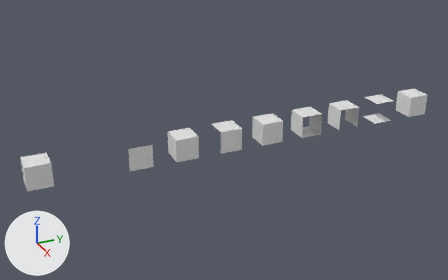
What one commit did to the Blender file Assets/Models/CorneredBlock.blend.
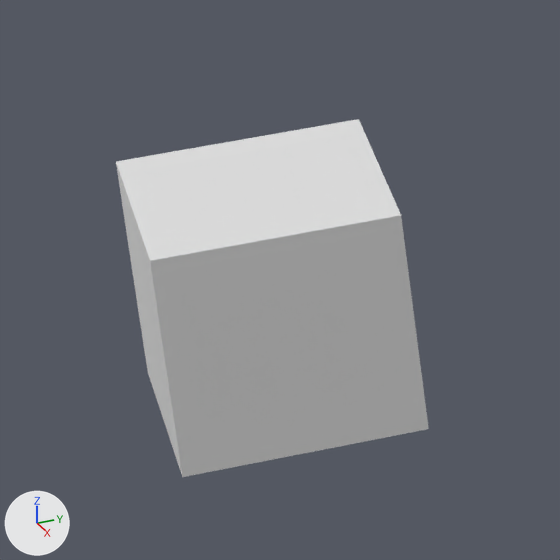
The first picture shows the older version from a 50 mm lens placed at (22.35, -2.18, 11.04), pointed at (-0.3, 8.02, -0.28). The close-ups show both versions on the part from 2% to 15% of the width and 50% to 72% of the height of that picture; other places that the commit changed are outside them. The lights are fixed; the arrows at lower left show +X, +Y and +Z.

In view in the first close-up: '0'.
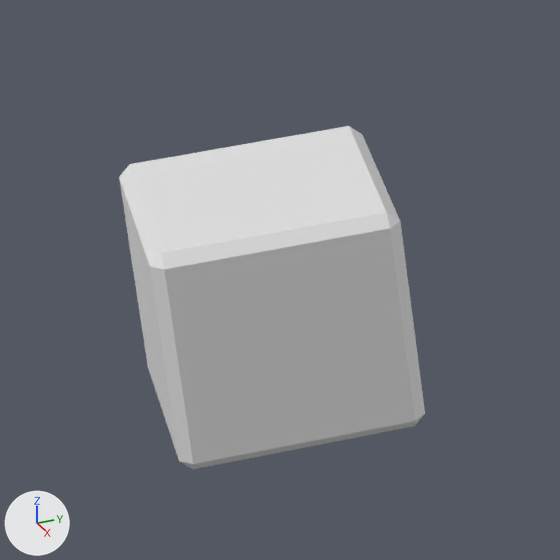
Where the change shows, as pixel boxes (x1, y1, x2, y2) in the close-ups (560 x 560 px):
'0', modifiers changed: before (116, 119, 429, 477); after (119, 126, 425, 469)

The change, as a diff of the scene's bpy script:
```diff
--- a/Assets/Models/CorneredBlock.blend.py
+++ b/Assets/Models/CorneredBlock.blend.py
@@ ob_0 @@
 ob_0.location = (0.0, 0.0, 0.0)
+_m = ob_0.modifiers.new('Bevel', 'BEVEL')
+_m.width = 0.05
+_m.width_pct = 0.05
```
